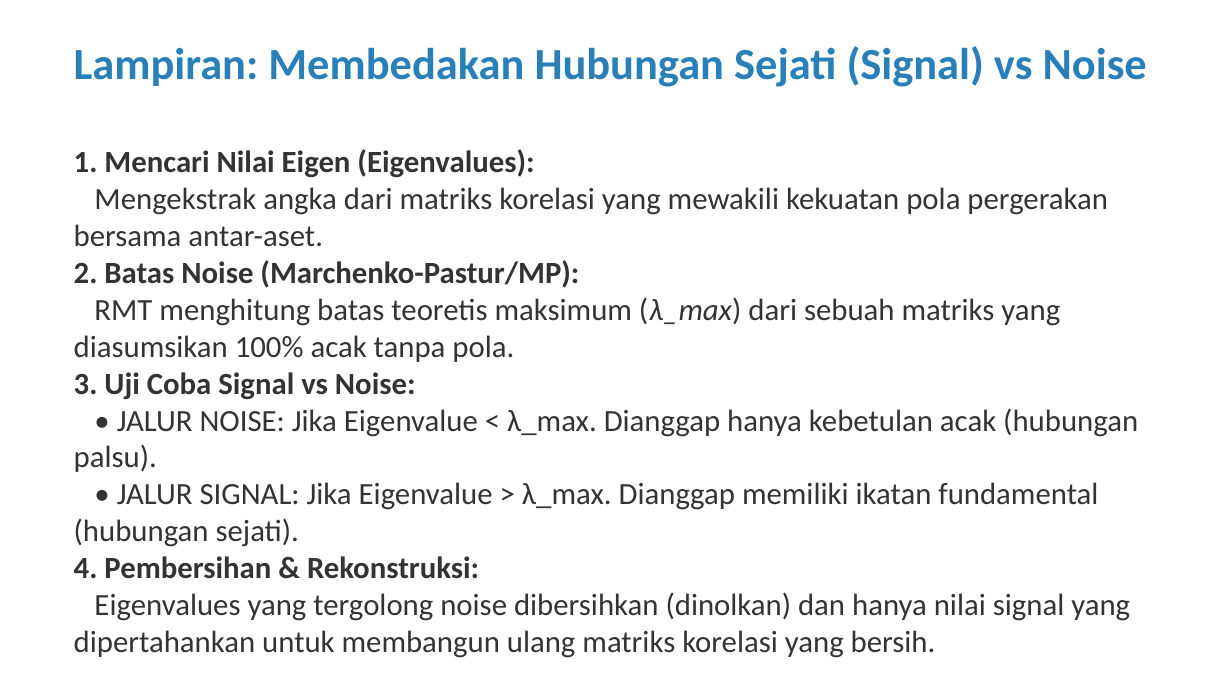
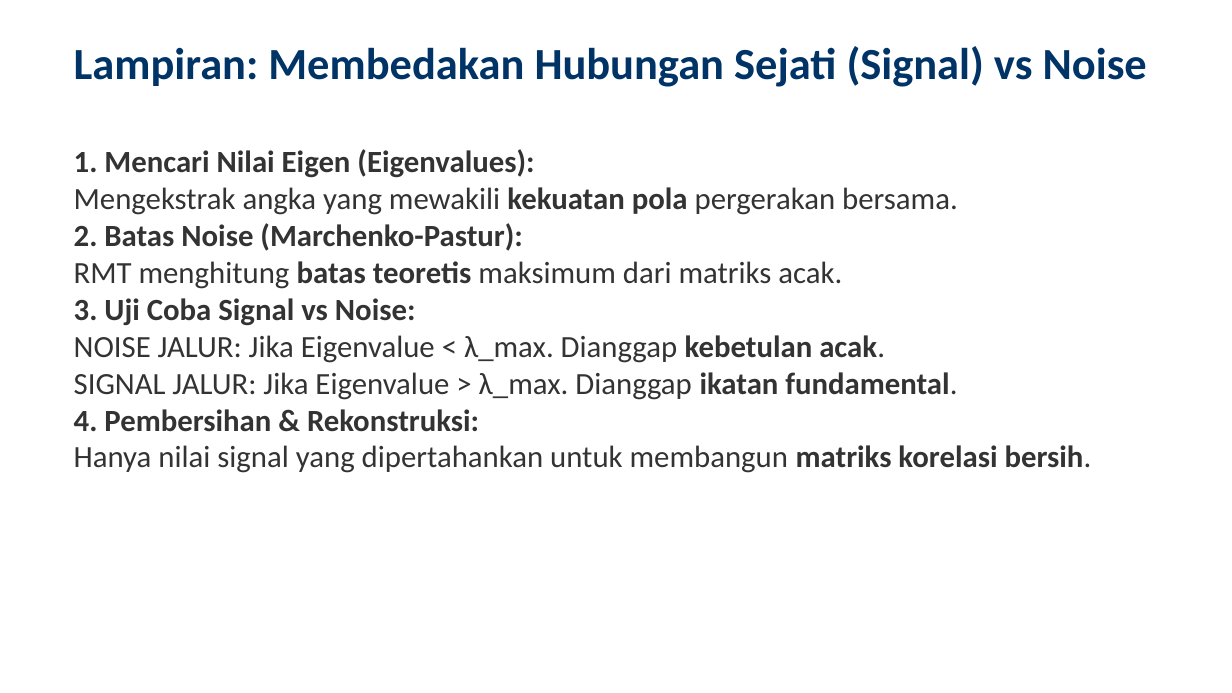
Before and after one commit to ragilrojo/RepoThesis, a slide deck: slide 17 of Presentasi_Proposal_Update.pptx (slide 11 before the commit). Drawn at 1232x693 pixels with LibreOffice and Linux fonts; fonts in the diff are those of the drawing. Boxes give left, top, right and bottom in pixels: in the first picture for what was removed or moved away, otherwise in the second. Text is boxed around its words. In the diff, an @@ line names an element or a change of style, - is before the commit and + after.

```diff
--- a/Presentasi_Proposal_Update.pptx
+++ b/Presentasi_Proposal_Update.pptx
@@ text "Lampiran: Membedakan Hubungan Sejati (Signal) ..." at <box>74,46,1147,87</box>: text colour #2980B9 to #003366 @@
@@ text at <box>74,187,958,289</box>: text changed @@
-Mengekstrak angka dari matriks korelasi yang mewakili kekuatan pola pergerakan bersama antar-aset.
-2. Batas Noise (Marchenko-Pastur/MP):
-RMT menghitung batas teoretis maksimum (λ_max) dari sebuah matriks yang diasumsikan 100% acak tanpa pola.
+• Mengekstrak angka yang mewakili kekuatan pola pergerakan bersama.
+2. Batas Noise (Marchenko-Pastur):
+• RMT menghitung batas teoretis maksimum dari matriks acak.
@@ text at <box>74,335,957,400</box>: text changed @@
-• JALUR NOISE: Jika Eigenvalue < λ_max. Dianggap hanya kebetulan acak (hubungan palsu).
-• JALUR SIGNAL: Jika Eigenvalue > λ_max. Dianggap memiliki ikatan fundamental (hubungan sejati).
+• NOISE JALUR: Jika Eigenvalue < λ_max. Dianggap kebetulan acak.
+• SIGNAL JALUR: Jika Eigenvalue > λ_max. Dianggap ikatan fundamental.
@@ text at <box>74,445,1092,473</box>: text changed @@
-Eigenvalues yang tergolong noise dibersihkan (dinolkan) dan hanya nilai signal yang dipertahankan untuk membangun ulang matriks korelasi yang bersih.
+• Hanya nilai signal yang dipertahankan untuk membangun matriks korelasi bersih.
```
Also in this commit, not shown: 23 other slides changed, 9 slides added, 1 other file.
